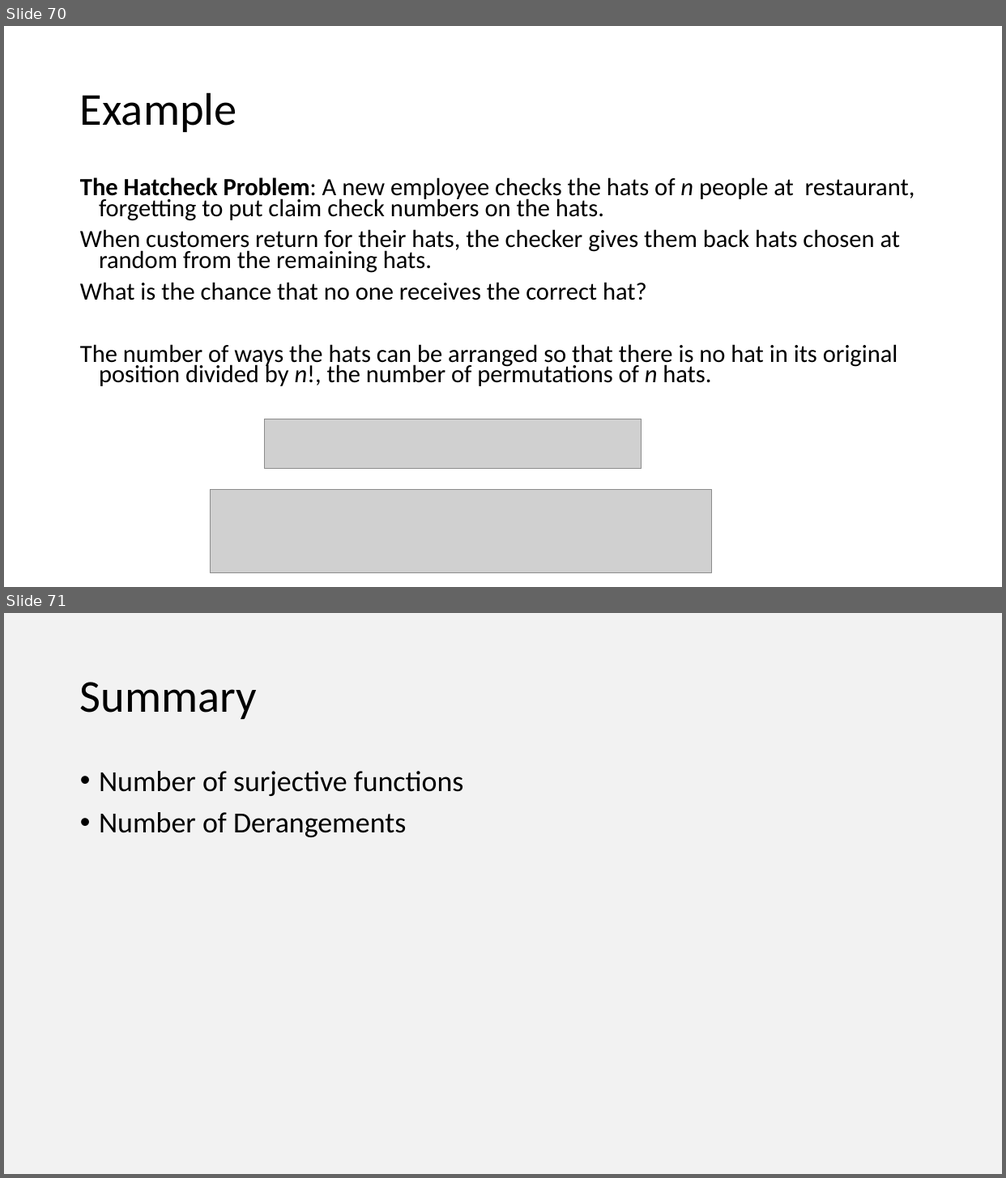
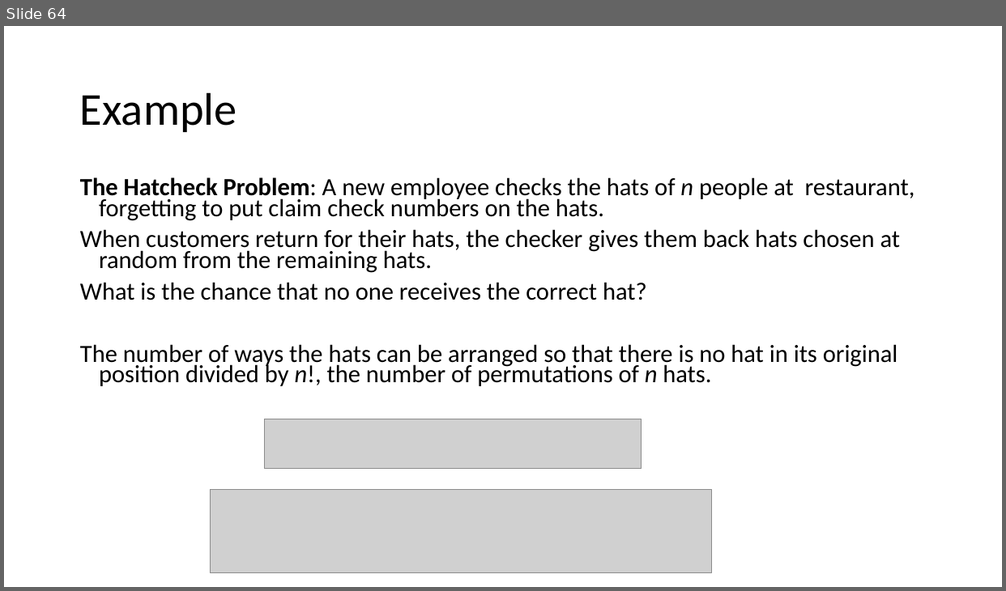
Before and after one commit to LSIR/AICC-I, a slide deck: Lectures/Week 11/11. Advanced Counting.pptx. Shown one above the other, each under a label of ours: slides 70 and 71 before the commit, slide 64 after it. The pictures are 1006x1178 and 1006x591 pixels, drawn with LibreOffice and Linux fonts; fonts in the diff are those of the drawing; grey boxes stand for pictures. Boxes give left, top, right and bottom in pixels: in the first picture for what was removed or moved away, otherwise in the second. Text is boxed around its words. In the diff, an @@ line names an element or a change of style, - is before the commit and + after.

```diff
--- a/Lectures/Week 11/11. Advanced Counting.pptx
+++ b/Lectures/Week 11/11. Advanced Counting.pptx
@@ slide 71 removed at [4,613,1002,1174], background #F2F2F2 @@
@@ title removed at [80,682,257,719] @@
-Summary
@@ text removed at [99,771,464,837] @@
-• Number of surjective functions
-• Number of Derangements
@@ what was slide 70 is now slide 64 @@
```
Also in this commit, not shown: 10 slides changed, 1 slide added, 6 other slides removed, 1 other file.
